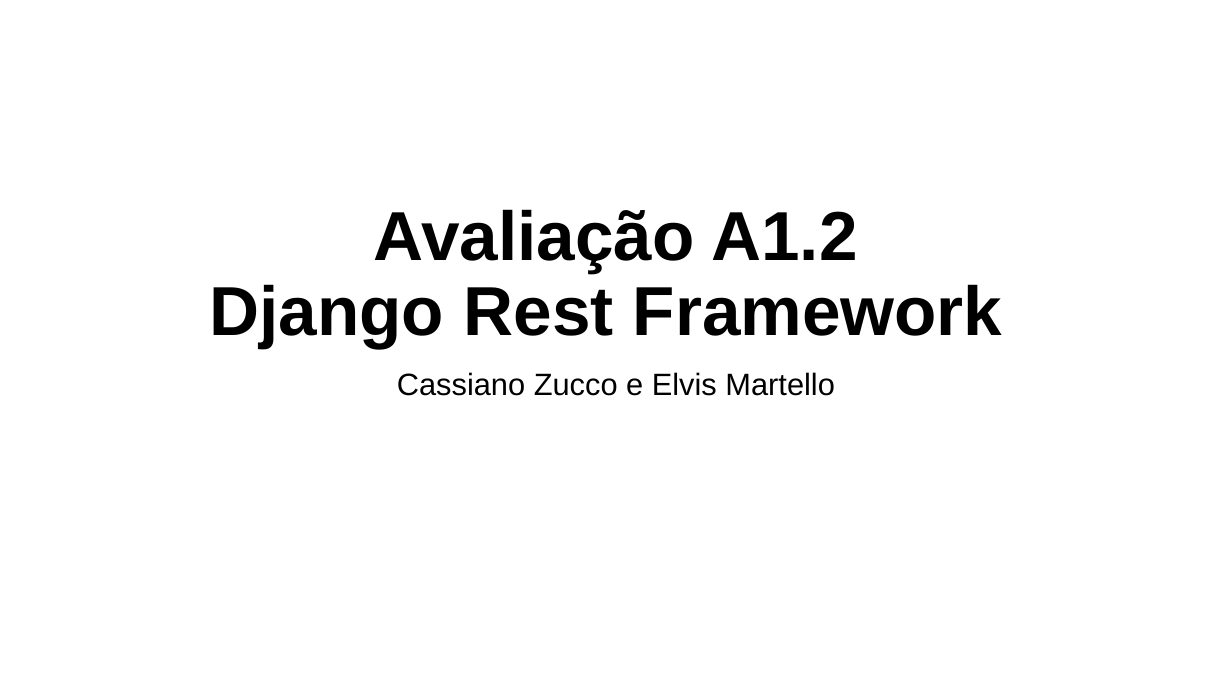
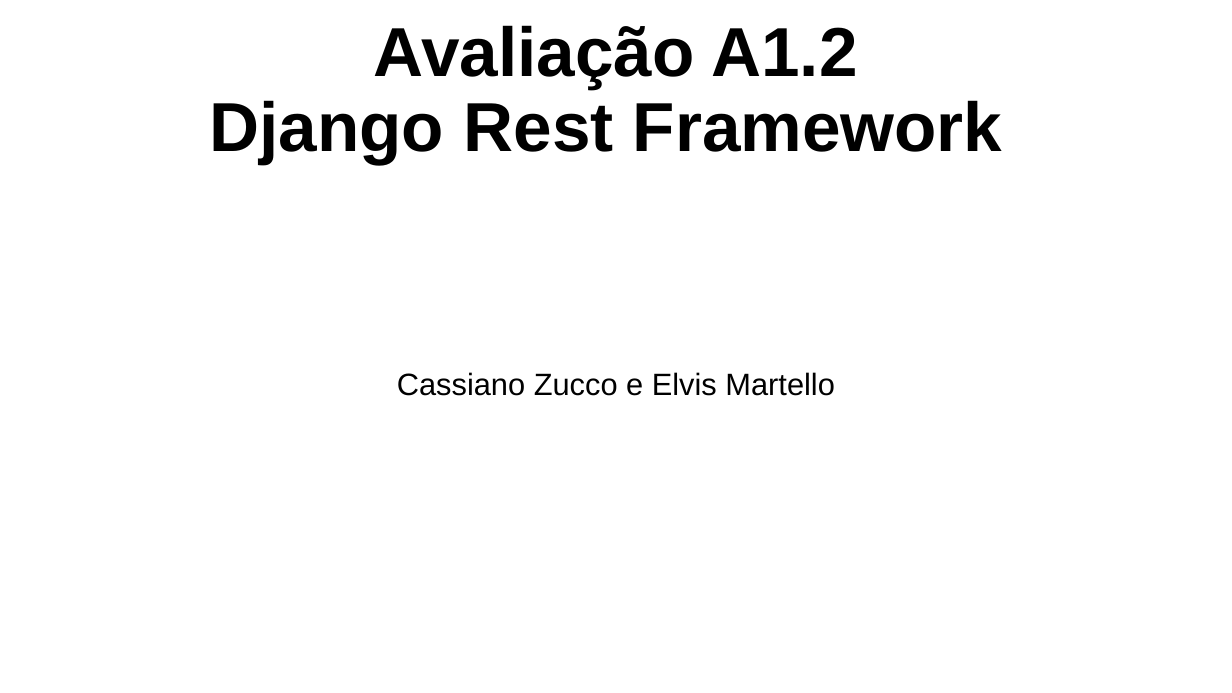
Before and after one commit to emartello/PilasMeus, a slide deck: slide 1 of Avaliação A1.odp. Drawn at 1232x693 pixels with LibreOffice and Linux fonts; fonts in the diff are those of the drawing. Boxes give left, top, right and bottom in pixels: in the first picture for what was removed or moved away, otherwise in the second. Text is boxed around its words. In the diff, an @@ line names an element or a change of style, - is before the commit and + after.

```diff
--- a/Avaliação A1.odp
+++ b/Avaliação A1.odp
@@ title "Avaliação A1.2 Django Rest Framework": place and size @@
-title "Avaliação A1.2 Django Rest Framework" at (210,209,1003,347)
+title "Avaliação A1.2 Django Rest Framework" at (210,25,1003,164)
```
Also in this commit, not shown: 5 other slides changed, 3 slides added, 1 slide removed, 17 other files.
